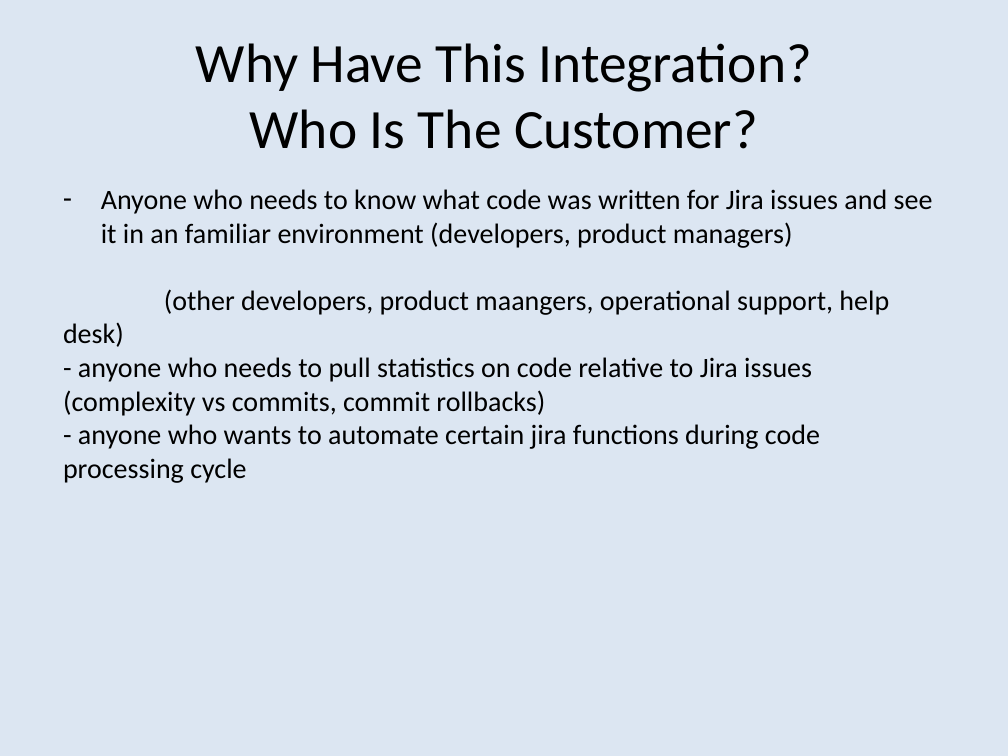
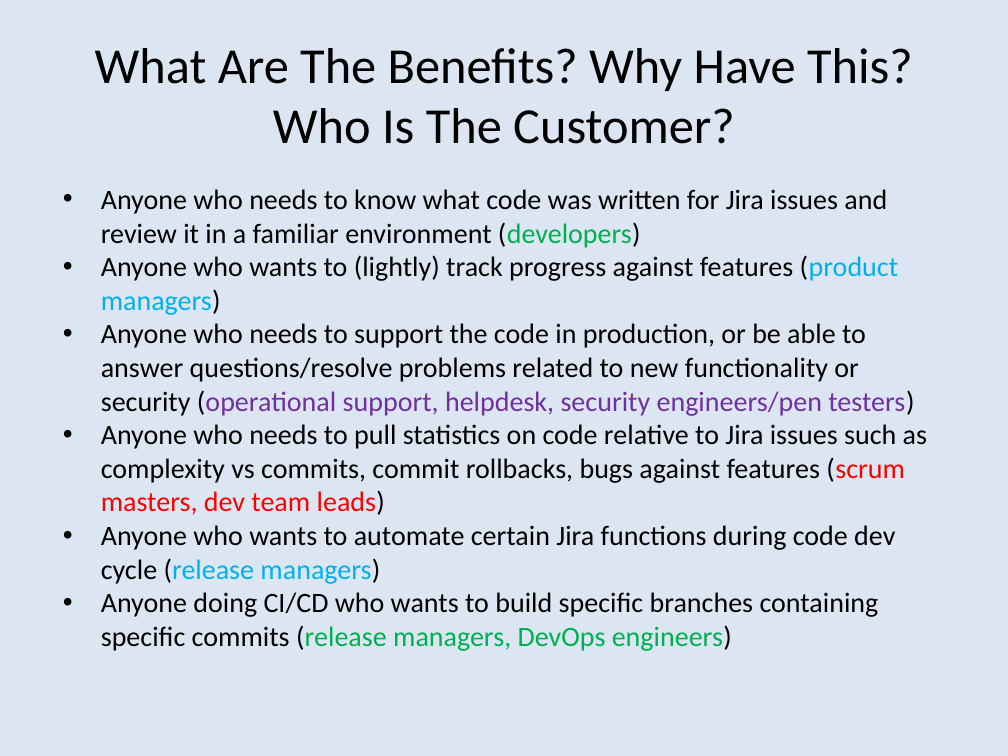
Before and after one commit to bobk/jirapresentations, a slide deck: slide 3 of Git Integration Options for Jira.pptx. Drawn at 1008x756 pixels with LibreOffice and Linux fonts; fonts in the diff are those of the drawing. Boxes give left, top, right and bottom in pixels: in the first picture for what was removed or moved away, otherwise in the second. Text is boxed around its words. In the diff, an @@ line names an element or a change of style, - is before the commit and + after.

```diff
--- a/Git Integration Options for Jira.pptx
+++ b/Git Integration Options for Jira.pptx
@@ title at [95, 48, 913, 144]: text changed; size 39.6 to 36 pt @@
-Why Have This Integration?
-Who Is The Customer?
+What Are The Benefits? Why Have This?
+Who Is The Customer?
@@ text at [101, 189, 927, 651]: text changed @@
-– Anyone who needs to know what code was written for Jira issues and see it in an familiar environment (developers, product managers)
-(other developers, product maangers, operational support, help desk)
-- anyone who needs to pull statistics on code relative to Jira issues (complexity vs commits, commit rollbacks)
-- anyone who wants to automate certain jira functions during code processing cycle
+• Anyone who needs to know what code was written for Jira issues and review it in a familiar environment (developers)
+• Anyone who wants to (lightly) track progress against features (product managers)
+• Anyone who needs to support the code in production, or be able to answer questions/resolve problems related to new functionality or security (operational support, helpdesk, security engineers/pen testers)
+• Anyone who needs to pull statistics on code relative to Jira issues such as complexity vs commits, commit rollbacks, bugs against features (scrum masters, dev team leads)
+• Anyone who wants to automate certain Jira functions during code dev cycle (release managers)
+• Anyone doing CI/CD who wants to build specific branches containing specific commits (release managers, DevOps engineers)
```
Also in this commit, not shown: 2 other slides changed, 4 slides added.
